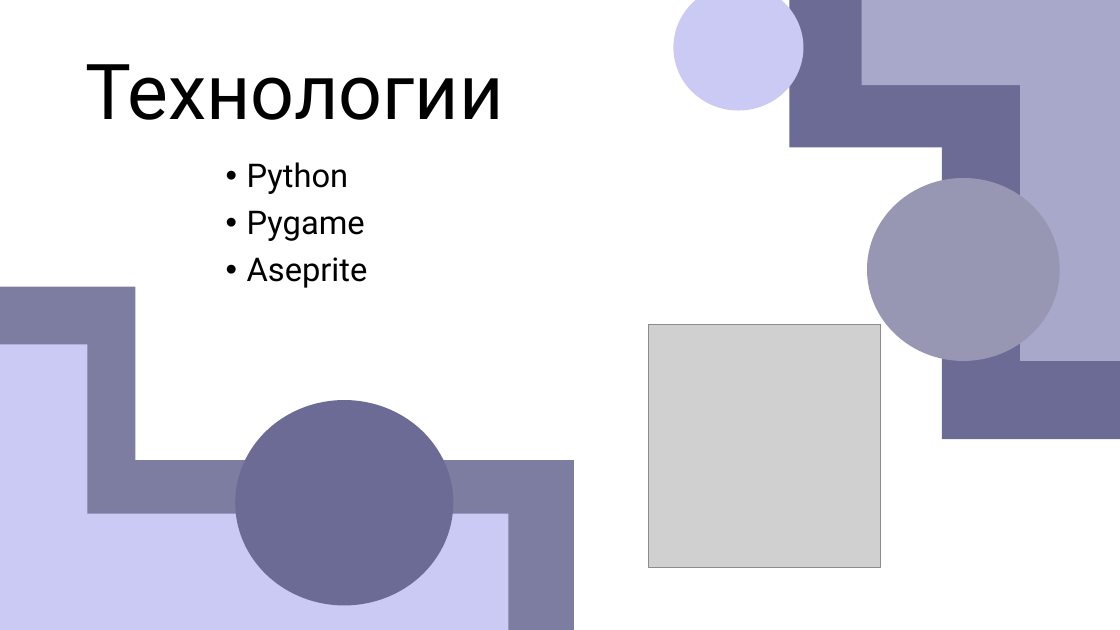
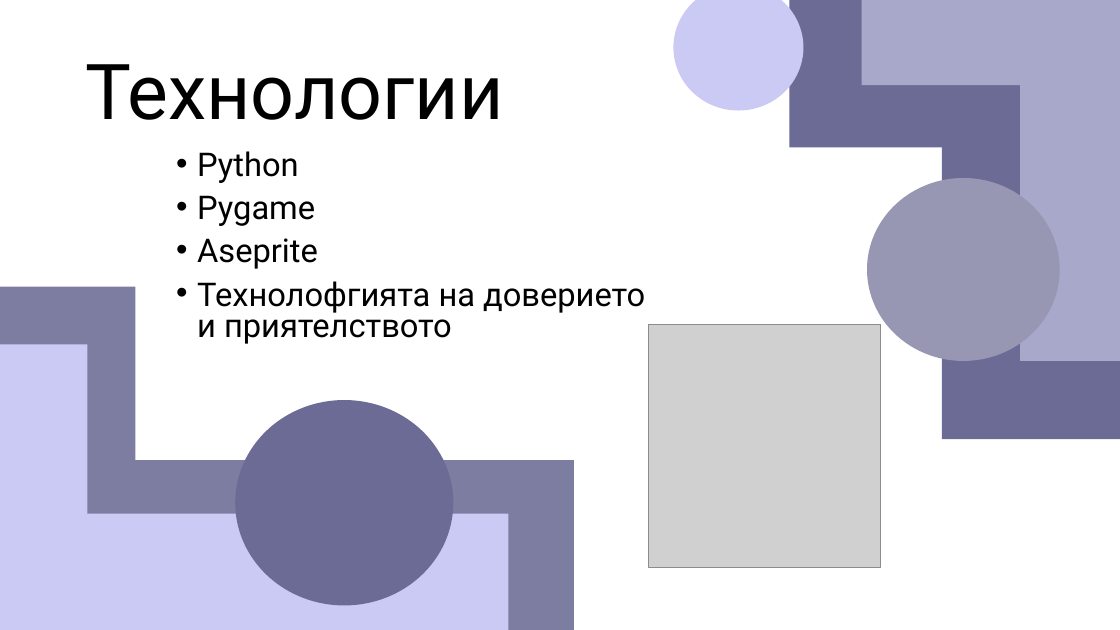
Before and after one commit to kristin-lina-todorova/Pomelo, a slide deck: slide 6 of techscape.pptx (slide 7 before the commit). Drawn at 1120x630 pixels with LibreOffice and Linux fonts; fonts in the diff are those of the drawing; grey boxes stand for pictures. Boxes give left, top, right and bottom in pixels: in the first picture for what was removed or moved away, otherwise in the second. Text is boxed around its words. In the diff, an @@ line names an element or a change of style, - is before the commit and + after.

```diff
--- a/techscape.pptx
+++ b/techscape.pptx
@@ text "Python": place and size @@
-text "Python" at [247, 162, 368, 288]
+text "Python" at [197, 151, 645, 344]
@@ text at [197, 151, 318, 269]: line spacing 0.9 to 0.8 @@
@@ text at [197, 281, 645, 344]: paragraph added @@
+• Технолофгията на доверието и приятелството
```
Also in this commit, not shown: 1 other slide changed, 2 slides added, 2 slides removed.
